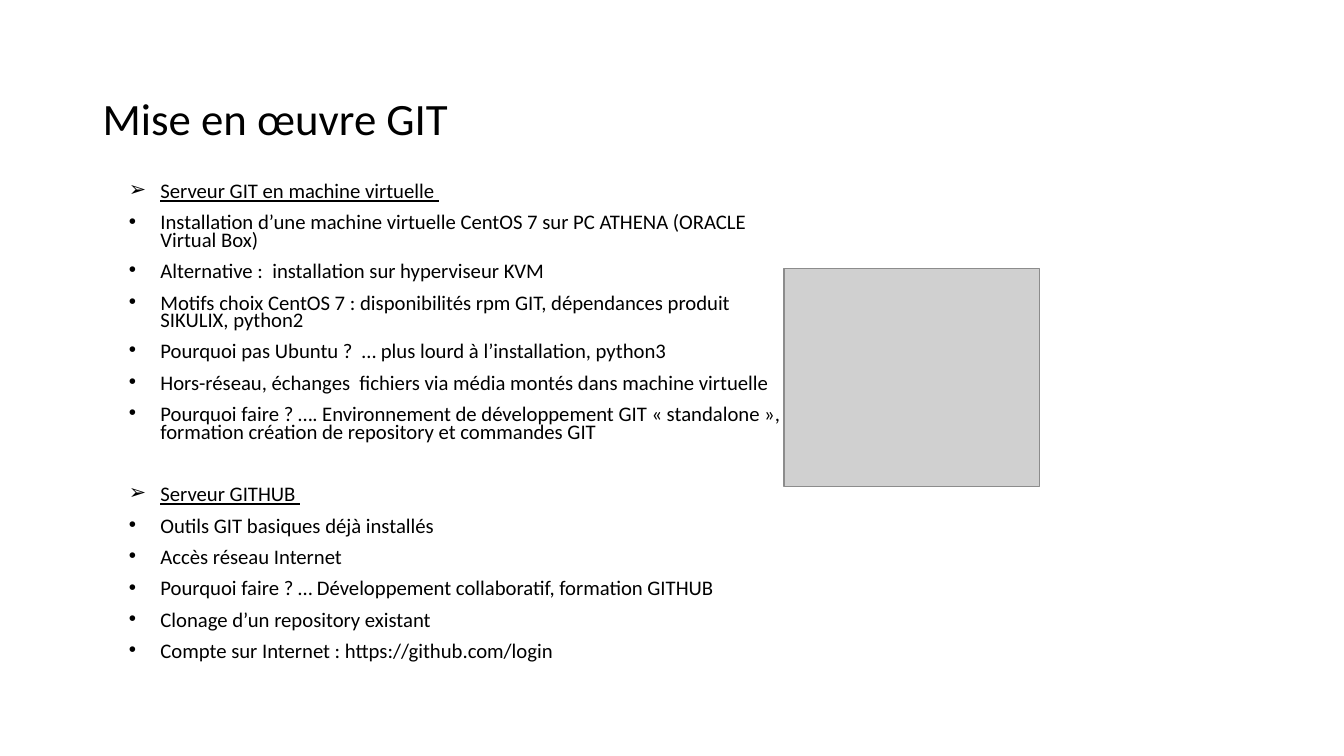
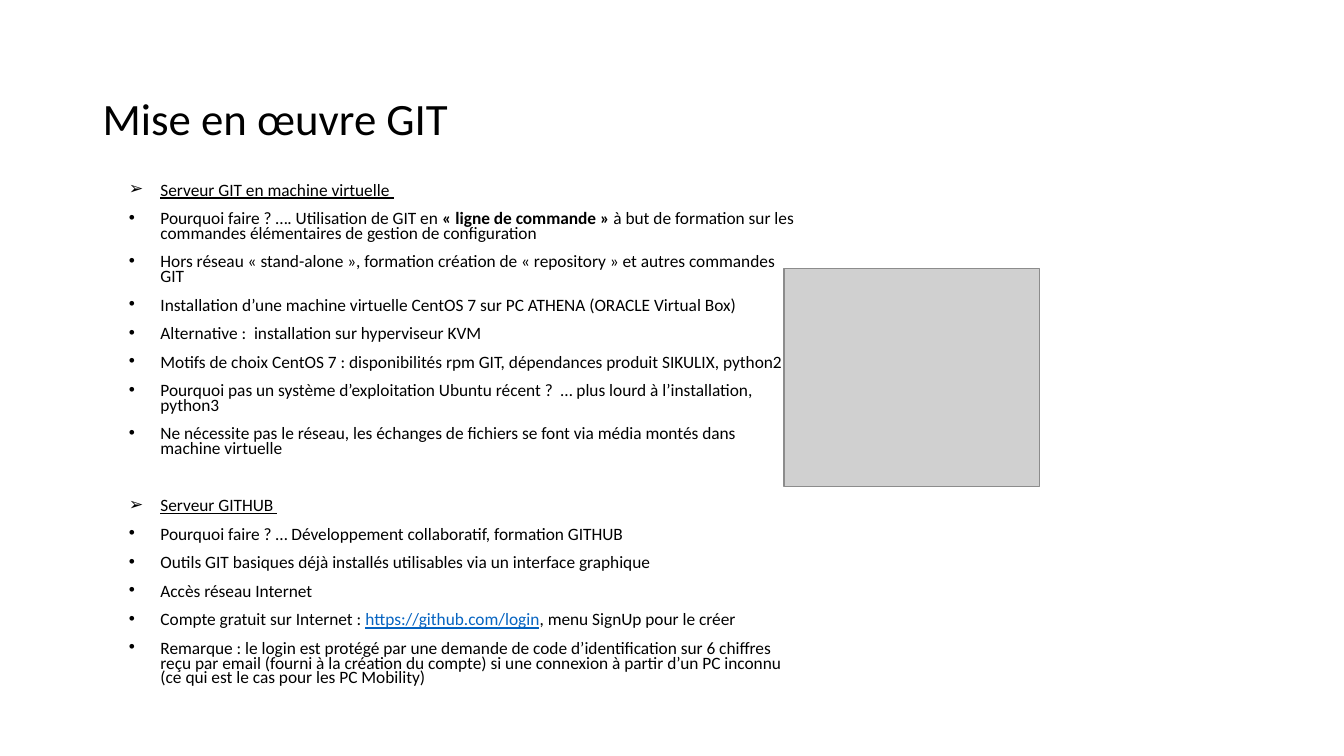
Before and after one commit to dominiquelaurain/fastecdsa, a slide deck: slide 4 of docs/Autoformation_Git.pptx. Drawn at 1344x756 pixels with LibreOffice and Linux fonts; fonts in the diff are those of the drawing; grey boxes stand for pictures. Boxes give left, top, right and bottom in pixels: in the first picture for what was removed or moved away, otherwise in the second. Text is boxed around its words. In the diff, an @@ line names an element or a change of style, - is before the commit and + after.

```diff
--- a/docs/Autoformation_Git.pptx
+++ b/docs/Autoformation_Git.pptx
@@ text at <box>160,184,736,597</box>: size 14.8 to 12.4 pt in "Serveur GIT en machine virtuelle", "Installation d’une machine virtuelle CentOS 7 sur ...", "Alternative : installation sur hyperviseur KVM", "Serveur GITHUB" and 1 more places @@
@@ text at <box>160,212,793,282</box>: paragraphs added @@
+• Pourquoi faire ? …. Utilisation de GIT en « ligne de commande » à but de formation sur les commandes élémentaires de gestion de configuration
+• Hors réseau « stand-alone », formation création de « repository » et autres commandes GIT
@@ text at <box>160,356,782,454</box>: text changed; size 14.8 to 12.4 pt @@
-• Motifs choix CentOS 7 : disponibilités rpm GIT, dépendances produit SIKULIX, python2
-• Pourquoi pas Ubuntu ? … plus lourd à l’installation, python3
-• Hors-réseau, échanges fichiers via média montés dans machine virtuelle
-• Pourquoi faire ? …. Environnement de développement GIT « standalone », formation création de repository et commandes GIT
+• Motifs de choix CentOS 7 : disponibilités rpm GIT, dépendances produit SIKULIX, python2
+• Pourquoi pas un système d’exploitation Ubuntu récent ? … plus lourd à l’installation, python3
+• Ne nécessite pas le réseau, les échanges de fichiers se font via média montés dans machine virtuelle
@@ text at <box>160,528,650,571</box>: text changed; size 14.8 to 12.4 pt @@
-• Outils GIT basiques déjà installés
+• Pourquoi faire ? … Développement collaboratif, formation GITHUB
+• Outils GIT basiques déjà installés utilisables via un interface graphique
@@ text at <box>160,613,781,686</box>: text changed; size 14.8 to 12.4 pt @@
-• Pourquoi faire ? … Développement collaboratif, formation GITHUB
-• Clonage d’un repository existant
-• Compte sur Internet : https://github.com/login
+• Compte gratuit sur Internet : https://github.com/login, menu SignUp pour le créer
+• Remarque : le login est protégé par une demande de code d’identification sur 6 chiffres reçu par email (fourni à la création du compte) si une connexion à partir d’un PC inconnu (ce qui est le cas pour les PC Mobility)
```
Also in this commit, not shown: 3 other slides changed, 8 slides added.
